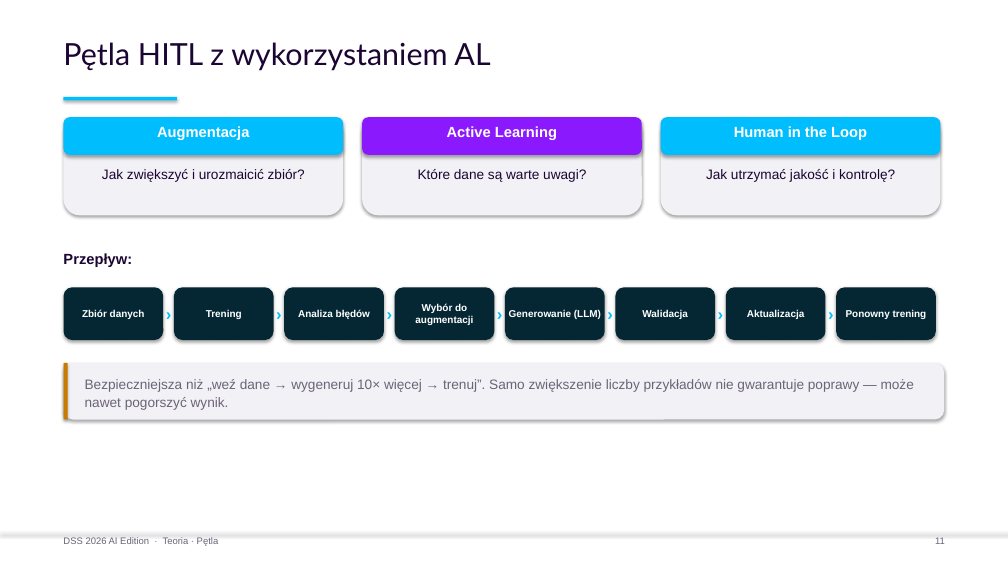
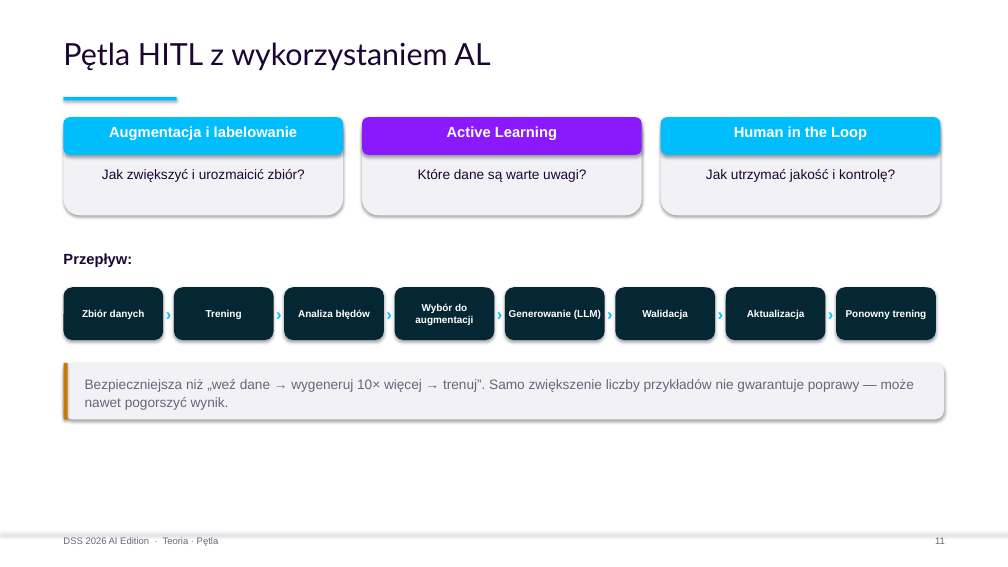
Before and after one commit to radlab-dev-group/.github, a slide deck: slide 11 of conf/DSS_20260618/presentation/pptx/DSS_2026_Tutorial.pptx. Drawn at 1008x567 pixels with LibreOffice and Linux fonts; fonts in the diff are those of the drawing. Boxes give left, top, right and bottom in pixels: in the first picture for what was removed or moved away, otherwise in the second. Text is boxed around its words. In the diff, an @@ line names an element or a change of style, - is before the commit and + after.

```diff
--- a/conf/DSS_20260618/presentation/pptx/DSS_2026_Tutorial.pptx
+++ b/conf/DSS_20260618/presentation/pptx/DSS_2026_Tutorial.pptx
@@ text at (109, 126, 297, 140): text changed @@
-Augmentacja
+Augmentacja i labelowanie
```
Also in this commit, not shown: 10 other slides changed, 1 other file.
